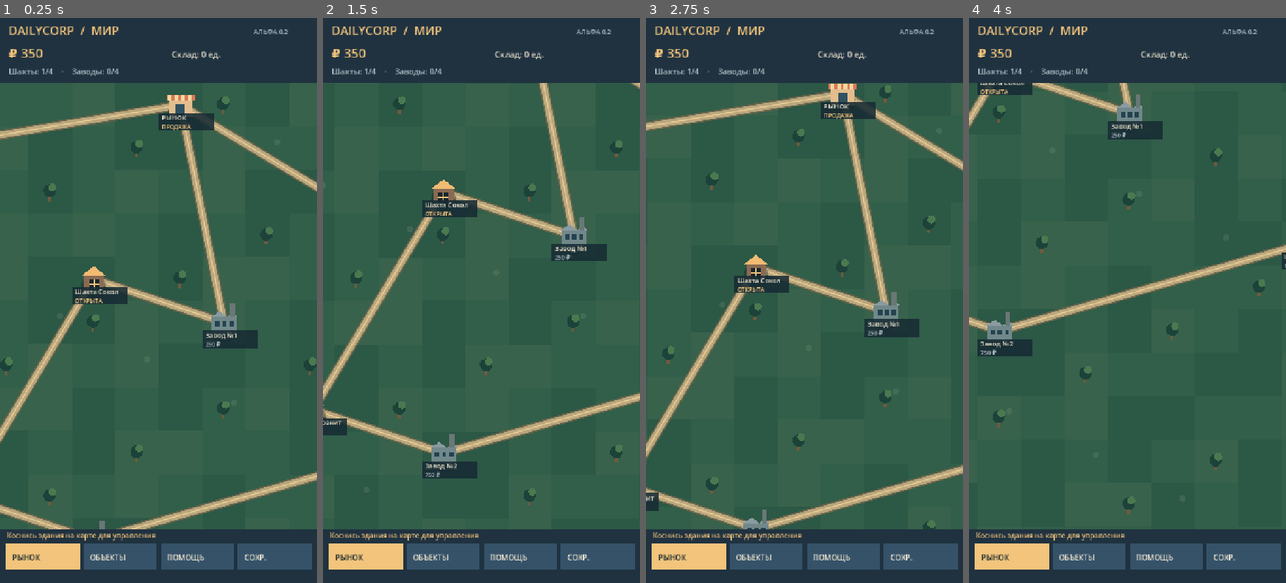
Above: before the commit, frames 1-4 (left to right).
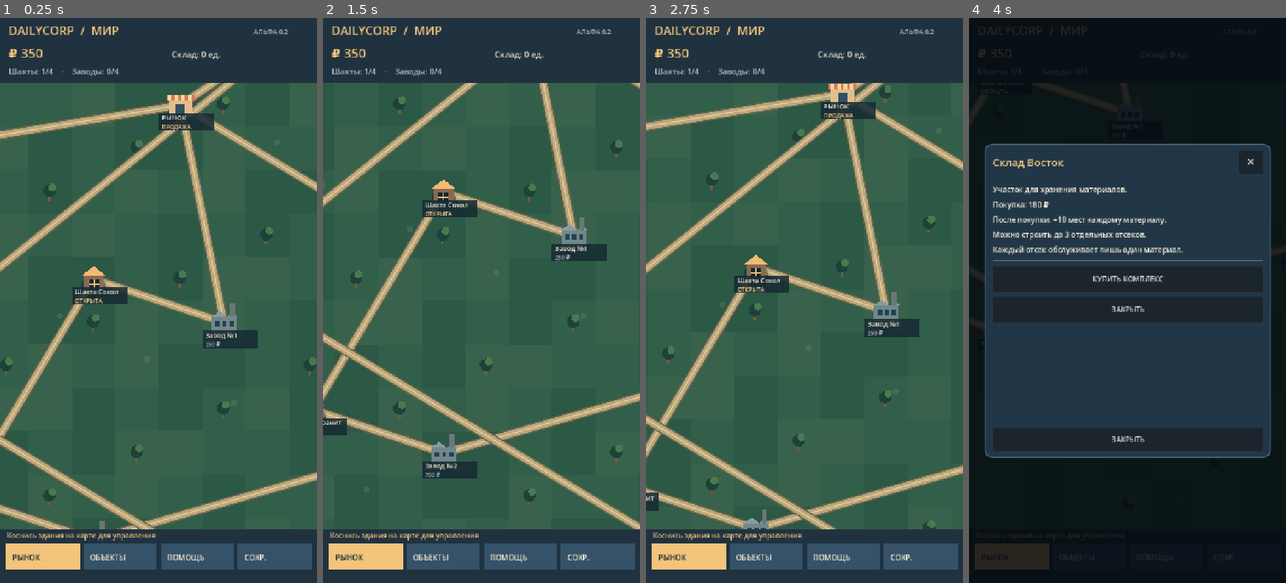
Above: after the commit, the same moments.

Repository: WarfWar/DailyCorp
Game: Godot game, scene res://scenes/main.tscn
The game is run twice, just before and just after one commit, with the same random seed, the same clock (stepped at 60 frames per second) and the same inputs.
Inputs (mouse positions are in pixels of both pictures, inside the frame that each line leads up to):
- Up to frame 1 (0.25 s): no input
- Up to frame 2 (1.5 s): tap Enter at 0.5 s; drag from (481, 300) to (513, 176) at 0.52 s; tap Space at 1.25 s; drag from (481, 300) to (465, 413) at 1.27 s
- Up to frame 3 (2.75 s): tap Enter at 2 s; move the mouse to (836, 176) at 2.02 s; click (836, 176) at 2.17 s
- Up to frame 4 (4 s): tap Space at 2.75 s; drag from (1111, 413) to (1032, 215) at 2.77 s; tap Enter at 3.5 s; move the mouse to (1222, 385) at 3.52 s; click (1222, 385) at 3.67 s

The runs differ from the first frame. In frame 1, 2.4% of the frame differs, in the area x 0-75%, y 11-91%; in frame 2, 2.9%; in frame 3, 2.5%; in frame 4, 99%, in the area x 0-100%, y 0-100%.

Commit message:
Add purchasable warehouse compounds, material-specific slots and responsive world dialogs

Diff:
--- a/scripts/world_view.gd
+++ b/scripts/world_view.gd
@@ -1,4 +1,5 @@
 extends Control
+const ResponsiveDialog = preload("res://scripts/responsive_dialog.gd")
 # DailyCorp surface world (v0.2) - mines, factories and the product market.
 const GREEN := Color("#244c3f")
 const DARK := Color("#12232b")
@@ -22,6 +23,17 @@
     {"name":"Завод №4","pos":Vector2i(4,6),"cost":2800}
 ]
 const MARKET_POS := Vector2i(10,5)
+const WAREHOUSES := [
+    {"name":"Склад Восток","pos":Vector2i(13,17),"cost":180},
+    {"name":"Склад Запад","pos":Vector2i(3,11),"cost":650},
+    {"name":"Склад Север","pos":Vector2i(13,3),"cost":1300}
+]
+const MATERIALS := ["coal","copper","iron","gold","steel","wire","parts","electronics"]
+const SHARED_CAP := 20
+const GENERAL_BONUS := 10
+const SECTION_CAP := 50
+const MAX_SLOTS := 3
+const MAX_SECTION_LEVEL := 5
 const RECIPES := {
     "steel":{"title":"СТАЛЬ","need":{"iron":2,"coal":1},"out":1,"time":12.0},
     "wire":{"title":"ПРОВОДА","need":{"copper":2},"out":2,"time":9.0},
@@ -32,6 +44,12 @@
 const PRICES := {"coal":12,"copper":28,"iron":42,"gold":110,"steel":160,"wire":60,"parts":495,"electronics":470}
 
 var game = null
+var dialog = null
+var warehouse_owned := [false, false, false]
+# Each warehouse holds at most 3 single-material sections.
+var warehouse_slots: Array = [[],[],[]]
+var selected_slot := 0
+
 var mine_owned := [true, false, false, false]
 var factory_owned := [false, false, false, false]
 var factory_recipes := ["steel","wire","parts","electronics"]
@@ -57,7 +75,141 @@
 
 func _ready() -> void:
     mouse_filter = MOUSE_FILTER_STOP
+    dialog = ResponsiveDialog.new()
+    add_child(dialog)
+    dialog.set_anchors_and_offsets_preset(Control.PRESET_FULL_RECT)
+    dialog.closed.connect(_dialog_closed)
+    dialog.hide()
     queue_redraw()
+
+func _dialog_closed() -> void:
+    panel = ""
+
+func close_panel() -> void:
+    panel = ""
+    if dialog != null:
+        dialog.hide()
+
+func show_panel() -> void:
+    if dialog == null:
+        return
+    if panel == "":
+        dialog.hide()
+        return
+    var lines: Array[String] = []
+    var title := ""
+    match panel:
+        "place":
+            if selected_kind == "mine":
+                var mine: Dictionary = MINES[selected_id]
+                title = str(mine["name"])
+                lines = ["Месторождение №%d" % (selected_id + 1),
+                    "Статус: ваша шахта" if mine_owned[selected_id] else "Участок свободен",
+                    "Открыть для подземной добычи" if mine_owned[selected_id] else "Стоимость покупки: %d ₽" % mine["cost"],
+                    "Руда доставляется на общий склад."]
+            else:
+                var factory: Dictionary = FACTORIES[selected_id]
+                title = str(factory["name"])
+                lines = ["Производство на поверхности",
+                    "Статус: ваш завод" if factory_owned[selected_id] else "Стоимость: %d ₽" % factory["cost"],
+                    "Изделие: " + str(RECIPES[factory_recipes[selected_id]]["title"]),
+                    "Уровень: %d" % factory_levels[selected_id]]
+                if factory_owned[selected_id]:
+                    var lev: int = factory_levels[selected_id]
+                    lines.append("Модернизация: %d ₽, %d стали и %d проводов" % [180*lev,lev,maxi(0,lev-2)])
+        "recipes":
+            title = "Выбор продукции"
+            lines = ["Один завод выпускает один вид продукции.",
+                "Сталь: 2 железа + 1 уголь → 1 шт.",
+                "Провода: 2 меди → 2 шт.",
+                "Механизмы: 2 стали + 1 провод → 1 шт.",
+                "Электроника: 1 золото + 2 провода → 1 шт.",
+                "Если нет сырья или свободного места, завод ждёт."]
+        "trade":
+            title = "Рынок · " + ("сырьё" if tab == 0 else "изделия")
+            lines = ["Выбери позицию — продастся весь запас."]
+            var names: Array[String] = ["coal","copper","iron","gold"] if tab == 0 else ["steel","wire","parts","electronics"]
+            for key in names:
+                lines.append("%s: %d / %d ед. — %d ₽ за шт." % [PRODUCTS[key],game.stock.get(key,0),capacity(key),PRICES[key]])
+        "assets":
+            title = "Компания"
+            lines = ["Шахты: %d / 4" % mine_owned.count(true),
+                "Заводы: %d / 4" % factory_owned.count(true),
+                "Складские комплексы: %d / 3" % warehouse_owned.count(true),
+                "Баланс компании: %d ₽" % game.cash,
+                "Общая ёмкость: 20 ед. на каждый материал.",
+                "Покупка склада увеличивает её на 10 ед.",
+                "Специализированная секция: +50 ед. за уровень."]
+        "help":
+            title = "Управление"
+            lines = ["Касайся шахт, заводов, складов и рынка.",
+                "Внутри шахты тап по руде назначает добычу.",
+                "Кнопка МИР возвращает на поверхность.",
+                "Заводы автоматически делают выбранные изделия.",
+                "Один складской отсек хранит один материал.",
+                "Склад и производство используют общий запас.",
+                "Все окна закрываются крестиком сверху."]
+        "warehouse":
+            var data: Dictionary = WAREHOUSES[selected_id]
+            title = str(data["name"])
+            if not warehouse_owned[selected_id]:
+                lines = ["Участок для хранения материалов.",
+                    "Покупка: %d ₽" % data["cost"],
+                    "После покупки: +10 мест каждому материалу.",
+                    "Можно строить до 3 отдельных отсеков.",
+                    "Каждый отсек обслуживает лишь один материал."]
+            else:
+                lines = ["Купленный складской комплекс",
+                    "Базовый объём: +10 мест каждому материалу.",
+                    "Построй отдельный отсек для выбранного ресурса."]
+                for i in range(MAX_SLOTS):
+                    if i < warehouse_slots[selected_id].size():
+                        var section: Dictionary = warehouse_slots[selected_id][i]
+                        var key: String = str(section["key"])
+                        lines.append("Отсек %d: %s · уровень %d" % [i+1, PRODUCTS[key], int(section["level"])])
+                    else:
+                        lines.append("Отсек %d: пустое место" % (i+1))
+        "warehouse_types":
+            title = "Строительство отсека"
+            lines = ["Один отсек принимает только один вид товара.",
+                "Выбери материал для нового отсека.",
+                "Цена строительства: %d ₽" % slot_cost(),
+                "После постройки добавится 50 мест.",
+                "Улучшение повышает ёмкость ещё на 50."]
+            for key in MATERIALS:
+                lines.append("%s — %d / %d ед." % [PRODUCTS[key],game.stock.get(key,0),capacity(key)])
+        "warehouse_slot":
+            var sections: Array = warehouse_slots[selected_id]
+            if selected_slot < sections.size():
+                var section: Dictionary = sections[selected_slot]
+                var key: String = str(section["key"])
+                var level := int(section["level"])
+                title = "Отсек · " + str(PRODUCTS[key])
+                lines = ["Уровень: %d / %d" % [level, MAX_SECTION_LEVEL],
+                    "Ёмкость этого отсека: %d единиц" % (SECTION_CAP * level),
+                    "Общий запас: %d / %d ед." % [game.stock.get(key,0),capacity(key)],
+                    "Улучшение: %d ₽ и %d стали" % [120*level, 1 if level >= 2 else 0]]
+    if info_seconds > 0.0:
+        lines.push_front(info)
+    dialog.present(title, lines, buttons(), Callable(self,"action"))
+
+func slot_cost() -> int:
+    var built := 0
+    for sections in warehouse_slots:
+        built += sections.size()
+    return 120 + built * 50
+
+func capacity(key: String) -> int:
+    var cap := SHARED_CAP + warehouse_owned.count(true) * GENERAL_BONUS
+    for i in range(WAREHOUSES.size()):
+        if warehouse_owned[i]:
+            for section in warehouse_slots[i]:
+                if str(section["key"]) == key:
+                    cap += SECTION_CAP * int(section["level"])
+    return cap
+
+func available_capacity(key: String) -> int:
+    return maxi(0, capacity(key) - int(game.stock.get(key, 0)))
 
 func pop(text: String) -> void:
     info = text
@@ -65,6 +217,7 @@
 
 func pack_state() -> Dictionary:
     return {"mines":mine_owned,"factories":factory_owned,"recipes":factory_recipes,
+        "warehouse_owned":warehouse_owned,"warehouse_slots":warehouse_slots,
         "levels":factory_levels,"progress":factory_progress,
         "camera":[world_camera.x,world_camera.y],"zoom":world_zoom}
 
@@ -85,6 +238,18 @@
             factory_levels[i] = clampi(int(levels[i]), 1, 6)
         if i < progress.size():
             factory_progress[i] = maxf(0.0, float(progress[i]))
+    var warehouse_bought: Array = data.get("warehouse_owned", [])
+    var warehouse_sections: Array = data.get("warehouse_slots", [])
+    for i in range(WAREHOUSES.size()):
+        if i < warehouse_bought.size():
+            warehouse_owned[i] = bool(warehouse_bought[i])
+        warehouse_slots[i] = []
+        if i < warehouse_sections.size() and warehouse_sections[i] is Array and warehouse_owned[i]:
+            for entry in warehouse_sections[i]:
+                if warehouse_slots[i].size() >= MAX_SLOTS:
+                    break
+                if entry is Dictionary and MATERIALS.has(str(entry.get("key",""))):
+                    warehouse_slots[i].append({"key":str(entry["key"]), "level":clampi(int(entry.get("level",1)),1,MAX_SECTION_LEVEL)})
     mine_owned[0] = true
     var saved_camera: Array = data.get("camera", [])
     if saved_camera.size() == 2:
@@ -105,15 +270,17 @@
             if int(game.stock.get(key, 0)) < int(need[key]):
                 available = false
                 break
+        var product: String = factory_recipes[i]
+        if int(game.stock.get(product, 0)) + int(recipe["out"]) > capacity(product):
+            available = false
         if not available:
-            # A waiting factory does not store progress beyond its active cycle.
+            # A waiting factory does not consume inputs while storage is full.
             continue
         factory_progress[i] += delta * (1.0 + float(factory_levels[i] - 1) * 0.45)
         if factory_progress[i] >= float(recipe["time"]):
             factory_progress[i] = 0.0
             for key in need.keys():
                 game.stock[key] = int(game.stock[key]) - int(need[key])
-            var product: String = factory_recipes[i]
             game.stock[product] = int(game.stock.get(product, 0)) + int(recipe["out"])
     if visible:
         if info_seconds > 0.0:
@@ -193,11 +360,7 @@
 
 func tapped(p: Vector2) -> void:
     if panel != "":
-        var commands := buttons()
-        for i in range(commands.size()):
-            if modal_button(i, commands.size()).has_point(p):
-                action(i)
-                return
+        # Modal controls handle all taps, including the fixed Close button.
         return
     if p.y > size.y - 112.0:
         for i in range(4):
@@ -209,6 +372,7 @@
                     3:
                         game.save_game()
                         pop("Компания сохранена")
+                show_panel()
                 return
     if p.y < 142.0:
         return
@@ -218,15 +382,25 @@
             selected_kind = "mine"
             selected_id = i
             panel = "place"
+            show_panel()
             return
     for i in range(FACTORIES.size()):
         if world_screen(Vector2(FACTORIES[i]["pos"])).distance_to(p) < hit_radius:
             selected_kind = "factory"
             selected_id = i
             panel = "place"
+            show_panel()
+            return
+    for i in range(WAREHOUSES.size()):
+        if world_screen(Vector2(WAREHOUSES[i]["pos"])).distance_to(p) < hit_radius:
+            selected_kind = "warehouse"
+            selected_id = i
+            panel = "warehouse"
+            show_panel()
             return
     if world_screen(Vector2(MARKET_POS)).distance_to(p) < hit_radius:
         panel = "trade"
+        show_panel()
 
 func modal_rect() -> Rect2:
     var width := minf(size.x - 32.0, 660.0)
@@ -256,6 +430,26 @@
             if tab == 0:
                 return ["ПРОДАТЬ УГОЛЬ","ПРОДАТЬ МЕДЬ","ПРОДАТЬ ЖЕЛЕЗО","ПРОДАТЬ ЗОЛОТО","ИЗДЕЛИЯ →","ЗАКРЫТЬ"]
             return ["ПРОДАТЬ СТАЛЬ","ПРОДАТЬ ПРОВОДА","ПРОДАТЬ МЕХАНИЗМЫ","ПРОДАТЬ ЭЛЕКТРОНИКУ","← РУДА","ЗАКРЫТЬ"]
+        "warehouse":
+            if not warehouse_owned[selected_id]:
+                return ["КУПИТЬ КОМПЛЕКС", "ЗАКРЫТЬ"]
+            var result: Array[String] = []
+            for i in range(MAX_SLOTS):
+                if i < warehouse_slots[selected_id].size():
+                    var section: Dictionary = warehouse_slots[selected_id][i]
+                    result.append("ОТСЕК %d · %s" % [i+1, PRODUCTS[str(section["key"])]])
+                else:
+                    result.append("ПОСТРОИТЬ ОТСЕК %d" % (i+1))
+            result.append("ЗАКРЫТЬ")
+            return result
+        "warehouse_types":
+            var result: Array[String] = []
+            for key in MATERIALS:
+                result.append("ХРАНИТЬ: " + str(PRODUCTS[key]))
+            result.append("НАЗАД")
+            return result
+        "warehouse_slot":
+            return ["УЛУЧШИТЬ ОТСЕК","НАЗАД"]
         "assets": return ["К КАРТЕ","ТОРГОВЛЯ"]
         "help": return ["ЗАКРЫТЬ"]
     return []
@@ -325,10 +519,70 @@
                 tab = 1-tab
             else:
                 panel = ""
+        "warehouse":
+            if not warehouse_owned[selected_id]:
+                if i == 0:
+                    var amount: int = int(WAREHOUSES[selected_id]["cost"])
+                    if game.cash >= amount:
+                        game.cash -= amount
+                        warehouse_owned[selected_id] = true
+                        pop("Склад куплен. Выбери отдельный отсек")
+                        game.save_game()
+                    else:
+                        pop("Не хватает %d ₽" % amount)
+                else:
+                    panel = ""
+            elif i == MAX_SLOTS:
+                panel = ""
+            elif i >= 0 and i < MAX_SLOTS:
+                selected_slot = i
+                if i < warehouse_slots[selected_id].size():
+                    panel = "warehouse_slot"
+                elif i == warehouse_slots[selected_id].size():
+                    panel = "warehouse_types"
+                else:
+                    pop("Сначала построй предыдущий отсек")
+        "warehouse_types":
+            if i == MATERIALS.size():
+                panel = "warehouse"
+            elif i >= 0 and i < MATERIALS.size():
+                var cost := slot_cost()
+                if game.cash < cost:
+                    pop("Строительство стоит %d ₽" % cost)
+                elif warehouse_slots[selected_id].size() >= MAX_SLOTS:
+                    pop("В комплексе нет свободных отсеков")
+                    panel = "warehouse"
+                else:
+                    game.cash -= cost
+                    warehouse_slots[selected_id].append({"key":MATERIALS[i],"level":1})
+                    pop("Построен отсек для: " + str(PRODUCTS[MATERIALS[i]]))
+                    panel = "warehouse_slot"
+                    game.save_game()
+        "warehouse_slot":
+            if i == 0:
+                var section: Dictionary = warehouse_slots[selected_id][selected_slot]
+                var level := int(section["level"])
+                var price := 120 * level
+                var steel := 1 if level >= 2 else 0
+                if level >= MAX_SECTION_LEVEL:
+                    pop("Максимальный уровень склада")
+                elif game.cash < price or int(game.stock.get("steel",0)) < steel:
+                    pop("Нужно %d ₽ и %d стали" % [price,steel])
+                else:
+                    game.cash -= price
+                    game.stock["steel"] -= steel
+                    section["level"] = level + 1
+                    warehouse_slots[selected_id][selected_slot] = section
+                    pop("Ёмкость увеличена на 50 единиц")
+                    game.save_game()
+            else:
+                panel = "warehouse"
         "assets":
             panel = "" if i == 0 else "trade"
         "help":
             panel = ""
+    if dialog != null:
+        show_panel()
 
 func upgrade_factory(index: int) -> void:
     var level: int = int(factory_levels[index])
@@ -375,6 +629,12 @@
         draw_rect(Rect2(p+Vector2(15,-49)*scale,Vector2(13,35)*scale),Color("#ab775c") if owned else Color("#6a7776"))
         if owned:
             draw_circle(p+Vector2(20,-56+sin(time*1.3)*4)*scale,11*scale,Color("#d6dddd",0.4))
+    elif kind == "warehouse":
+        draw_rect(Rect2(p+Vector2(-34,-19)*scale,Vector2(68,50)*scale),Color("#9db7be") if owned else Color("#7b8282"))
+        draw_polygon(PackedVector2Array([p+Vector2(-39,-19)*scale,p+Vector2(0,-39)*scale,p+Vector2(39,-19)*scale]),PackedColorArray([color,color,color]))
+        draw_rect(Rect2(p+Vector2(-19,-1)*scale,Vector2(38,32)*scale),Color("#365466"))
+        draw_line(p+Vector2(-19,11)*scale,p+Vector2(19,11)*scale,Color("#d9e3df"),2.0)
+        draw_line(p+Vector2(-19,21)*scale,p+Vector2(19,21)*scale,Color("#d9e3df"),2.0)
     else:
         draw_rect(Rect2(p+Vector2(-31,-17)*scale,Vector2(62,47)*scale),Color("#e3bd8d"))
         draw_rect(Rect2(p+Vector2(-36,-25)*scale,Vector2(72,14)*scale),Color("#da795b"))
@@ -422,6 +682,9 @@
     road.append(Vector2i(8,9))
     road.append(Vector2i(11,10))
     road.append(MARKET_POS)
+    road.append(Vector2i(13,3))
+    road.append(Vector2i(3,11))
+    road.append(Vector2i(13,17))
     for i in range(road.size()-1):
         var a := world_screen(Vector2(road[i]))
         var b := world_screen(Vector2(road[i+1]))
@@ -437,6 +700,11 @@
         if factory_owned[i]:
             note = str(RECIPES[factory_recipes[i]]["title"]) + " · ур." + str(factory_levels[i])
         building(world_screen(Vector2(data["pos"])),"factory",factory_owned[i],str(data["name"]),note)
+    for i in range(WAREHOUSES.size()):
+        var warehouse: Dictionary = WAREHOUSES[i]
+        var name: String = str(warehouse["name"])
+        var status := "КУПЛЕН" if warehouse_owned[i] else "%d ₽" % warehouse["cost"]
+        building(world_screen(Vector2(warehouse["pos"])),"warehouse",warehouse_owned[i],name,status)
     building(world_screen(Vector2(MARKET_POS)),"market",true,"РЫНОК","ПРОДАЖА")
     draw_rect(Rect2(0,0,size.x,145),PANEL)
     draw_rect(Rect2(0,size.y-122,size.x,122),PANEL)
@@ -451,8 +719,7 @@
     txt(info,Vector2(15,size.y-102),16,YELLOW)
     for i in range(4):
         panel_button(bottom_button(i),["РЫНОК","ОБЪЕКТЫ","ПОМОЩЬ","СОХР."][i],i==0)
-    if panel != "":
-        draw_popup()
+    # World dialogs are real controls; no off-screen draw commands are used.
 
 func draw_popup() -> void:
     draw_rect(Rect2(Vector2.ZERO,size),Color(0.02,0.05,0.08,0.86))
